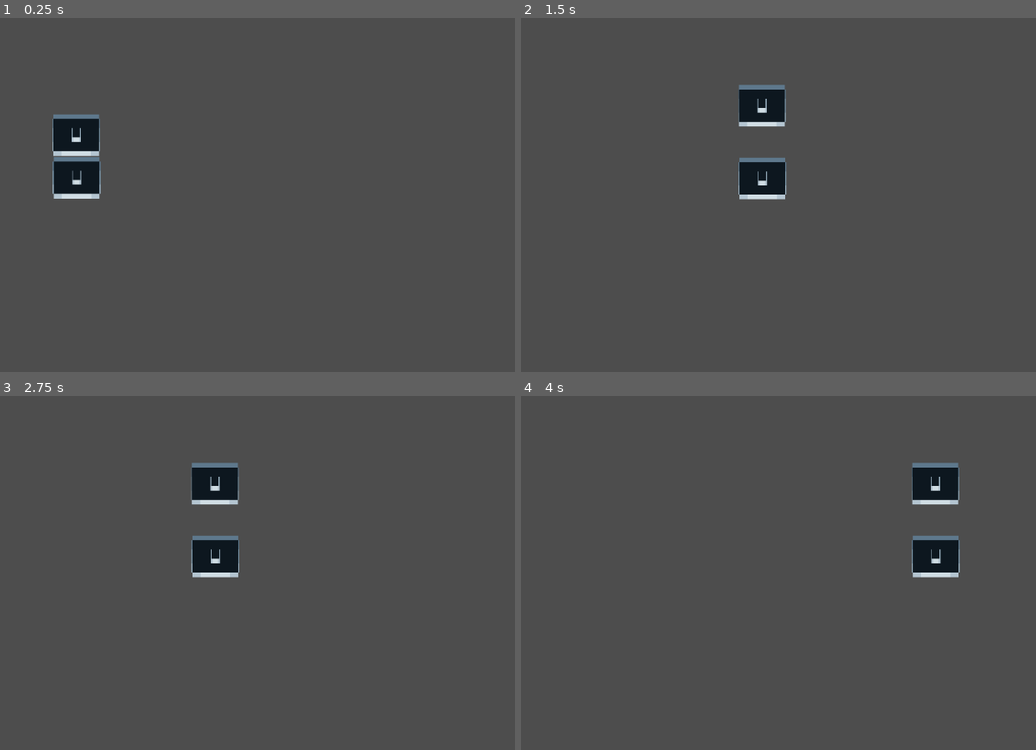
Above: before the commit, frames 1-4 (two rows, left to right).
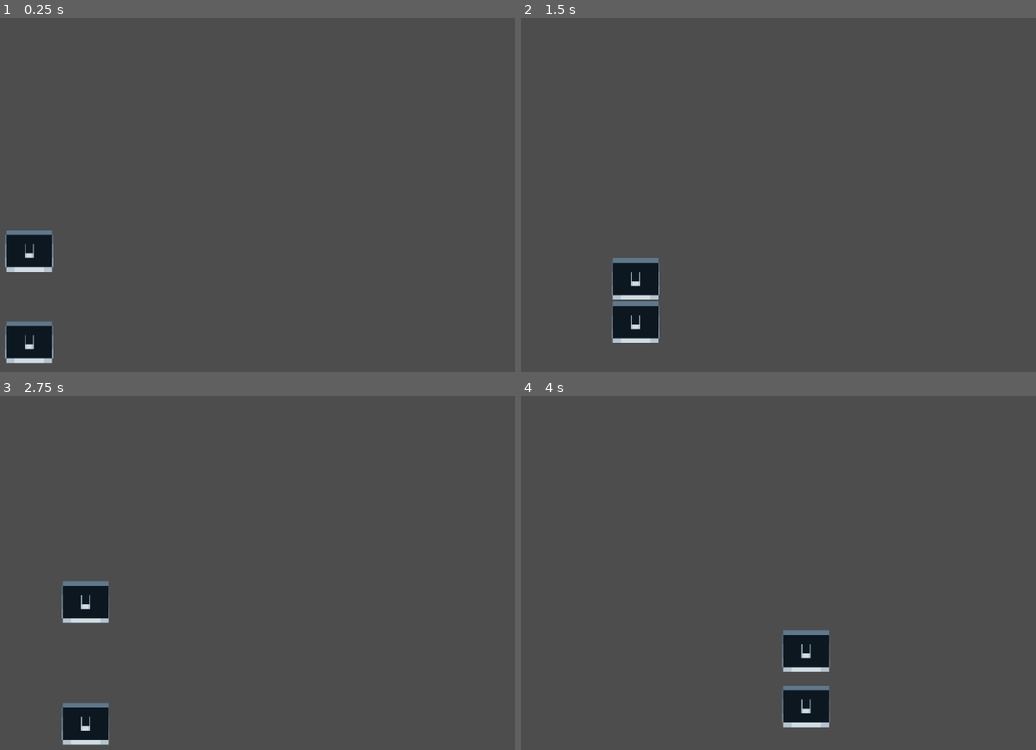
Above: after the commit, the same moments.

Repository: Buckaroodle/BedcliffGame
Game: Godot game, scene res://level.tscn
Two runs of this game, one before a commit and one after it. Both use one fixed random seed, a clock stepped at 60 frames per second and the inputs below.
Inputs (mouse positions are in pixels of both pictures, inside the frame that each line leads up to):
- Up to frame 1 (0.25 s): no input
- Up to frame 2 (1.5 s): tap Enter (ui_accept) at 0.5, 0.6 s; move the mouse to (850, 187) at 0.52 s; hold D (right) from 0.53 s (still down); click (850, 187) at 0.77 s; click (850, 187) at 0.8 s; click (850, 187) at 1.07 s; move the mouse to (567, 223) at 1.27 s; click (567, 223) at 1.35 s
- Up to frame 3 (2.75 s): click (46, 601) at 1.52 s; tap Space (jump, bound only before the commit) at 1.55, 2.1 s; click (46, 601) at 1.82 s; move the mouse to (247, 502) at 2.02 s; release D (right) at 2.03 s; hold A (left) from 2.03 s (still down); right-click (247, 502) at 2.3 s
- Up to frame 4 (4 s): move the mouse to (670, 657) at 2.77 s; release A (left) at 2.78 s; hold D (right) from 2.78 s (still down); right-click (670, 657) at 2.85 s; click (670, 657) at 3.02 s; tap Enter (ui_accept) at 3.05, 3.6 s; click (670, 657) at 3.32 s; move the mouse to (902, 640) at 3.52 s; click (902, 640) at 3.77 s; click (902, 640) at 3.8 s

The runs differ from the first frame. In frame 1, 4.3% of the frame differs, in the area x 0-20%, y 27-98%; in frame 2, 4.3%; in frame 3, 4.3%; in frame 4, 4.3%.

Commit message:
WORKING CHARACTER

Diff:
--- a/bedcliff/level.tscn
+++ b/bedcliff/level.tscn
@@ -12,29 +12,31 @@
 
 [node name="Node2D" type="Node2D"]
 
-[node name="RigidBody2D" type="CharacterBody2D" parent="."]
-position = Vector2(-274, -123)
-script = ExtResource("1_s27hq")
+[node name="TopBed" type="CharacterBody2D" parent="." node_paths=PackedStringArray("bed")]
+position = Vector2(-290, -286)
+collision_layer = 0
+script = ExtResource("3_tdyr3")
+bed = NodePath("../BottomCliff")
 
-[node name="SpaceBar" type="Sprite2D" parent="RigidBody2D"]
+[node name="SpaceBar" type="Sprite2D" parent="TopBed"]
 position = Vector2(91.5775, 47)
 scale = Vector2(0.198233, 1)
 texture = ExtResource("1_emoj7")
 
-[node name="CollisionShape2D" type="CollisionShape2D" parent="RigidBody2D"]
+[node name="CollisionShape2D" type="CollisionShape2D" parent="TopBed"]
 position = Vector2(91.345, 48)
 shape = SubResource("RectangleShape2D_yebgo")
 
-[node name="RigidBody2D2" type="CharacterBody2D" parent="RigidBody2D"]
-position = Vector2(-0.744995, -72)
-script = ExtResource("3_tdyr3")
+[node name="BottomCliff" type="CharacterBody2D" parent="."]
+position = Vector2(-288, -128)
+script = ExtResource("1_s27hq")
 
-[node name="SpaceBar" type="Sprite2D" parent="RigidBody2D/RigidBody2D2"]
+[node name="SpaceBar" type="Sprite2D" parent="BottomCliff"]
 position = Vector2(91.5775, 47)
 scale = Vector2(0.198233, 1)
 texture = ExtResource("1_emoj7")
 
-[node name="CollisionShape2D" type="CollisionShape2D" parent="RigidBody2D/RigidBody2D2"]
+[node name="CollisionShape2D" type="CollisionShape2D" parent="BottomCliff"]
 position = Vector2(91.345, 48)
 shape = SubResource("RectangleShape2D_yebgo")
 
@@ -52,5 +54,6 @@
 shape = SubResource("RectangleShape2D_yeyg6")
 
 [node name="Camera2D" type="Camera2D" parent="."]
+position = Vector2(68, -290)
 
 [node name="Timer" type="Timer" parent="."]
--- a/bedcliff/project.godot
+++ b/bedcliff/project.godot
@@ -29,6 +29,11 @@
 }
 jump={
 "deadzone": 0.5,
-"events": [Object(InputEventKey,"resource_local_to_scene":false,"resource_name":"","device":-1,"window_id":0,"alt_pressed":false,"shift_pressed":false,"ctrl_pressed":false,"meta_pressed":false,"pressed":false,"keycode":0,"physical_keycode":32,"key_label":0,"unicode":32,"location":0,"echo":false,"script":null)
+"events": [Object(InputEventMouseButton,"resource_local_to_scene":false,"resource_name":"","device":-1,"window_id":0,"alt_pressed":false,"shift_pressed":false,"ctrl_pressed":false,"meta_pressed":false,"button_mask":1,"position":Vector2(179, 24),"global_position":Vector2(188, 70),"factor":1.0,"button_index":1,"canceled":false,"pressed":true,"double_click":false,"script":null)
 ]
 }
+jump2={
+"deadzone": 0.5,
+"events": [Object(InputEventMouseButton,"resource_local_to_scene":false,"resource_name":"","device":-1,"window_id":0,"alt_pressed":false,"shift_pressed":false,"ctrl_pressed":false,"meta_pressed":false,"button_mask":0,"position":Vector2(0, 0),"global_position":Vector2(0, 0),"factor":1.0,"button_index":2,"canceled":false,"pressed":false,"double_click":false,"script":null)
+]
+}
--- a/bedcliff/rigid_body_2d_2.gd
+++ b/bedcliff/rigid_body_2d_2.gd
@@ -4,6 +4,7 @@
 const SPEED = 300.0
 const JUMP_VELOCITY = -400.0
 
+@export var bed : Node2D
 
 func _physics_process(delta):
 	# Add the gravity.
@@ -11,8 +12,13 @@
 		velocity += get_gravity() * delta
 
 	# Handle jump.
-	if Input.is_action_just_pressed("ui_accept") and is_on_floor():
+	if Input.is_action_just_pressed("jump2") and is_on_floor():
 		velocity.y = JUMP_VELOCITY
+
+	move_and_slide()
+
+func _process(delta):
+	global_position.x = bed.global_position.x
 
 	# Get the input direction and handle the movement/deceleration.
 	# As good practice, you should replace UI actions with custom gameplay actions.
@@ -21,5 +27,3 @@
 	# 	velocity.x = direction * SPEED
 	# else:
 	# 	velocity.x = move_toward(velocity.x, 0, SPEED)
-
-	move_and_slide()
